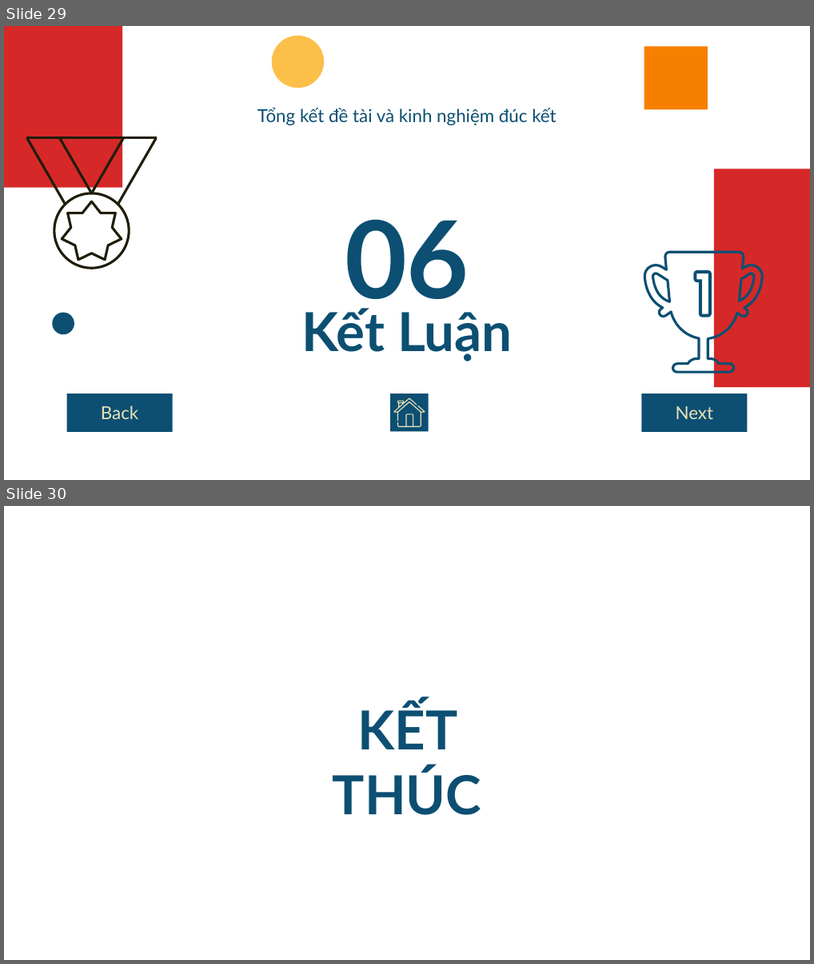
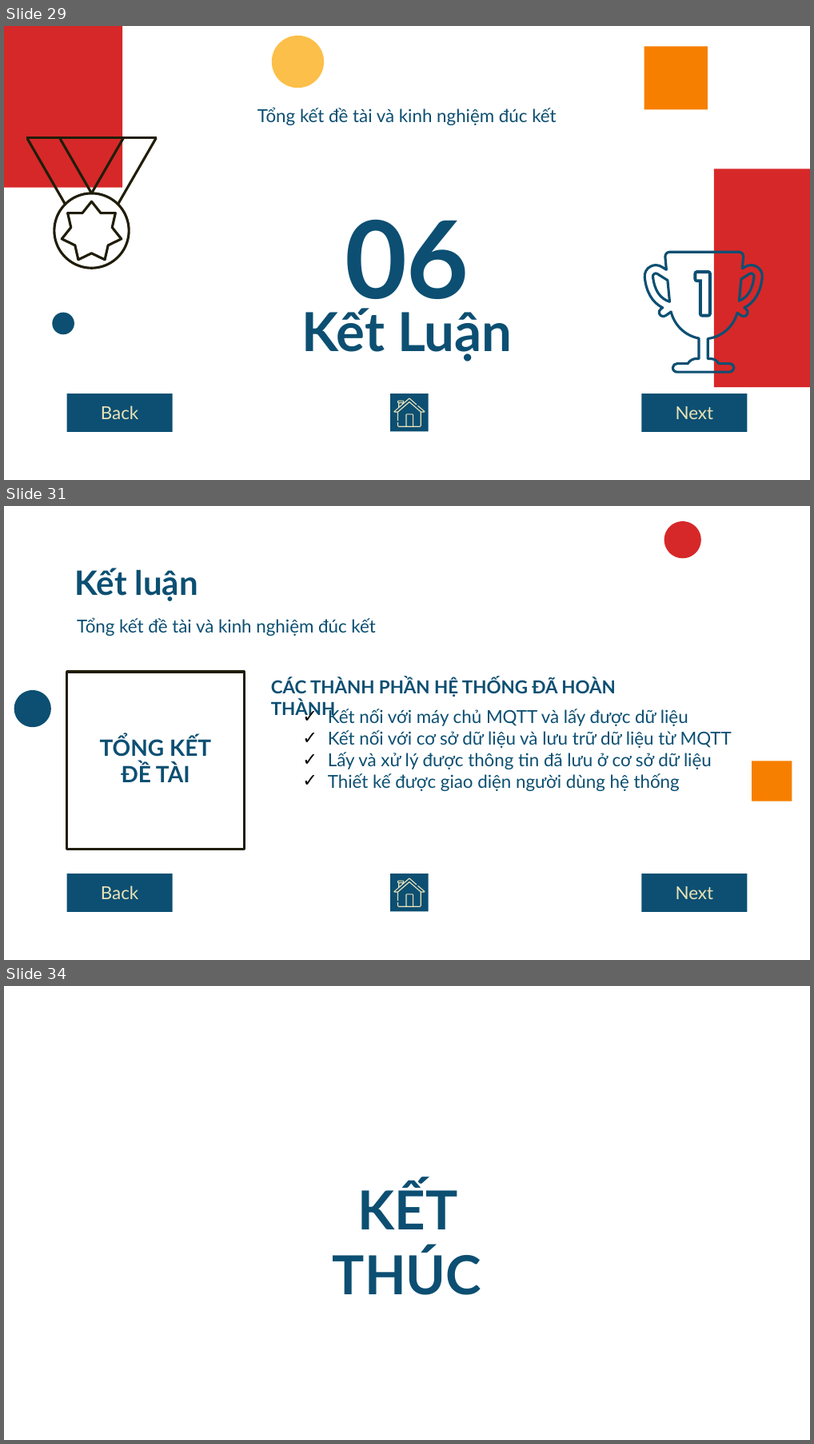
Before and after one commit to npackr/for-mqtt-dashboard, a slide deck: document/presentation.pptx. Shown one above the other, each under a label of ours: slides 29 and 30 before the commit, slides 29, 31 and 34 after it; the slides between them are not shown. The pictures are 814x964 and 814x1444 pixels, drawn with LibreOffice and Linux fonts; fonts in the diff are those of the drawing. Boxes give left, top, right and bottom in pixels: in the first picture for what was removed or moved away, otherwise in the second. Text is boxed around its words. In the diff, an @@ line names an element or a change of style, - is before the commit and + after.

```diff
--- a/document/presentation.pptx
+++ b/document/presentation.pptx
@@ slide 31 added at [4,506,810,960], background #FFFFFF @@
@@ ellipse added at [665,521,702,559], fill #D62828 @@
@@ title added at [75,568,198,601], 30 pt, text #0C4F72, bold @@
+Kết luận
@@ text added at [77,617,375,636], 16 pt, text #0C4F72 @@
+Tổng kết đề tài và kinh nghiệm đúc kết
@@ rectangle added at [67,672,244,848], outline #201D09 2.25 pt, 20 pt, text #0C4F72, bold @@
+TỔNG KẾT
+ĐỀ TÀI
@@ ellipse added at [14,690,51,727], fill #0C4F72 @@
@@ text added at [271,677,615,719], 16 pt, text #0C4F72, bold @@
+CÁC THÀNH PHẦN HỆ THỐNG ĐÃ HOÀN THÀNH
@@ text added at [328,708,732,791], 16 pt, text #0C4F72 @@
+✓ Kết nối với máy chủ MQTT và lấy được dữ liệu
+✓ Kết nối với cơ sở dữ liệu và lưu trữ dữ liệu từ MQTT
+✓ Lấy và xử lý được thông tin đã lưu ở cơ sở dữ liệu
+✓ Thiết kế được giao diện người dùng hệ thống
@@ rectangle added at [752,761,793,801], fill #F77F00 @@
@@ rectangle added at [67,873,173,911], fill #0C4F72, 16 pt, text #EAE2B7 @@
+Back
@@ rectangle added at [390,873,428,911], fill #0C4F72 @@
@@ freeform shape added at [394,878,425,907], fill #EAE2B7 @@
@@ rectangle added at [642,873,747,911], fill #0C4F72, 16 pt, text #EAE2B7 @@
+Next
@@ what was slide 30 is now slide 34 @@
```
Also in this commit, not shown: 1 slide changed, 3 other slides added.
